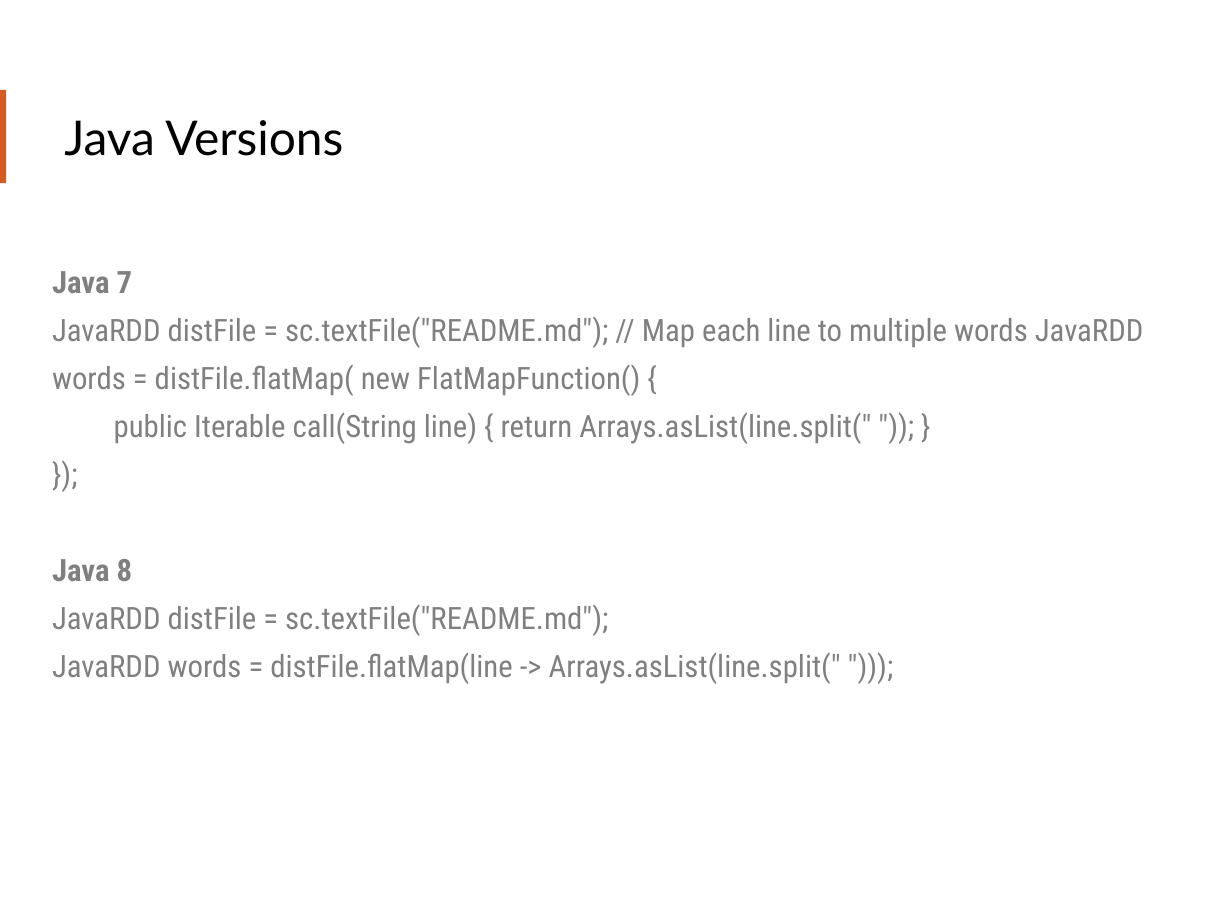
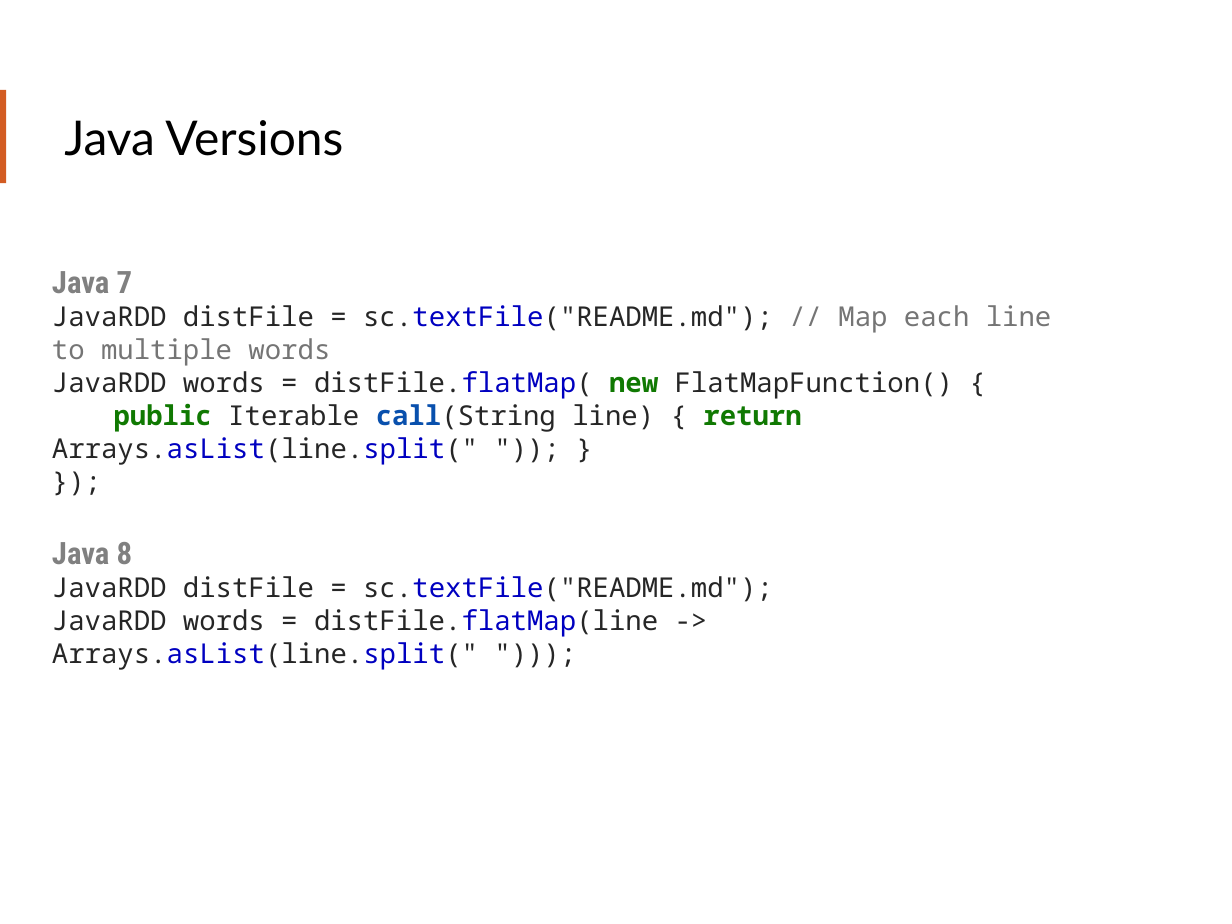
Before and after one commit to teamclairvoyant/intro-to-spark, a slide deck: slide 48 of Intro to Apache Spark Slides.pptx. Drawn at 1232x924 pixels with LibreOffice and Linux fonts; fonts in the diff are those of the drawing. Boxes give left, top, right and bottom in pixels: in the first picture for what was removed or moved away, otherwise in the second. Text is boxed around its words. In the diff, an @@ line names an element or a change of style, - is before the commit and + after.

Commit message:
Formatted the code snippets and reviewed the ppt.

```diff
--- a/Intro to Apache Spark Slides.pptx
+++ b/Intro to Apache Spark Slides.pptx
@@ text at [52, 305, 1052, 399]: text changed; size 18 to 16 pt; font Roboto Condensed to Noto Sans Mono; text colour #808080 to #262626 @@
-JavaRDD distFile = sc.textFile("README.md"); // Map each line to multiple words JavaRDD words = distFile.flatMap( new FlatMapFunction() {
+JavaRDD distFile = sc.textFile("README.md"); // Map each line to multiple words
+JavaRDD words = distFile.flatMap( new FlatMapFunction() {
@@ text at [52, 403, 801, 670]: size 18 to 16 pt, font Roboto Condensed to Noto Sans Mono in "public Iterable call(String line) { return Arrays.asList(lin ...", "});", "JavaRDD distFile = sc.textFile("README.md");", "JavaRDD words = distFile.flatMap(line -> Arrays.asList(line. ..."; text colour #808080 to #107902 in "public return"; text colour #808080 to #262626 in "Iterable call(String line) { Arrays.asList(line.split(" ")); ...", "});", "JavaRDD distFile = sc.textFile("README.md");", "JavaRDD words = distFile.flatMap(line -> Arrays.asList(line. ..."; text colour #808080 to #0950AD in "call(String"; text colour #808080 to #0000C0 in "Arrays.asList(line.split("", "sc.textFile("README.md");", "distFile.flatMap(line Arrays.asList(line.split(""; bold on in "public call(String return"; line spacing 1.3 to 1 @@
```
Also in this commit, not shown: 20 other slides changed.
